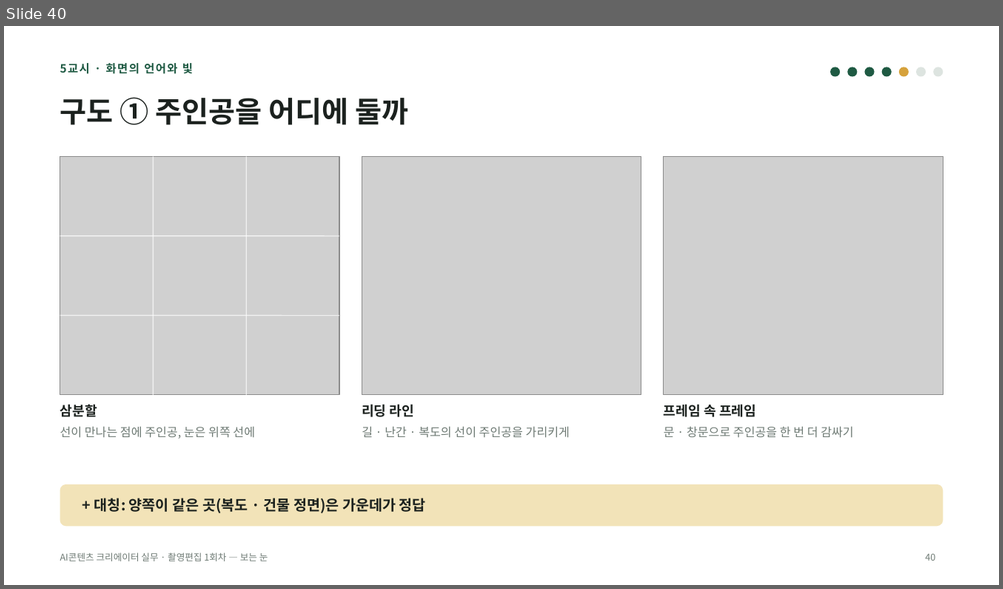
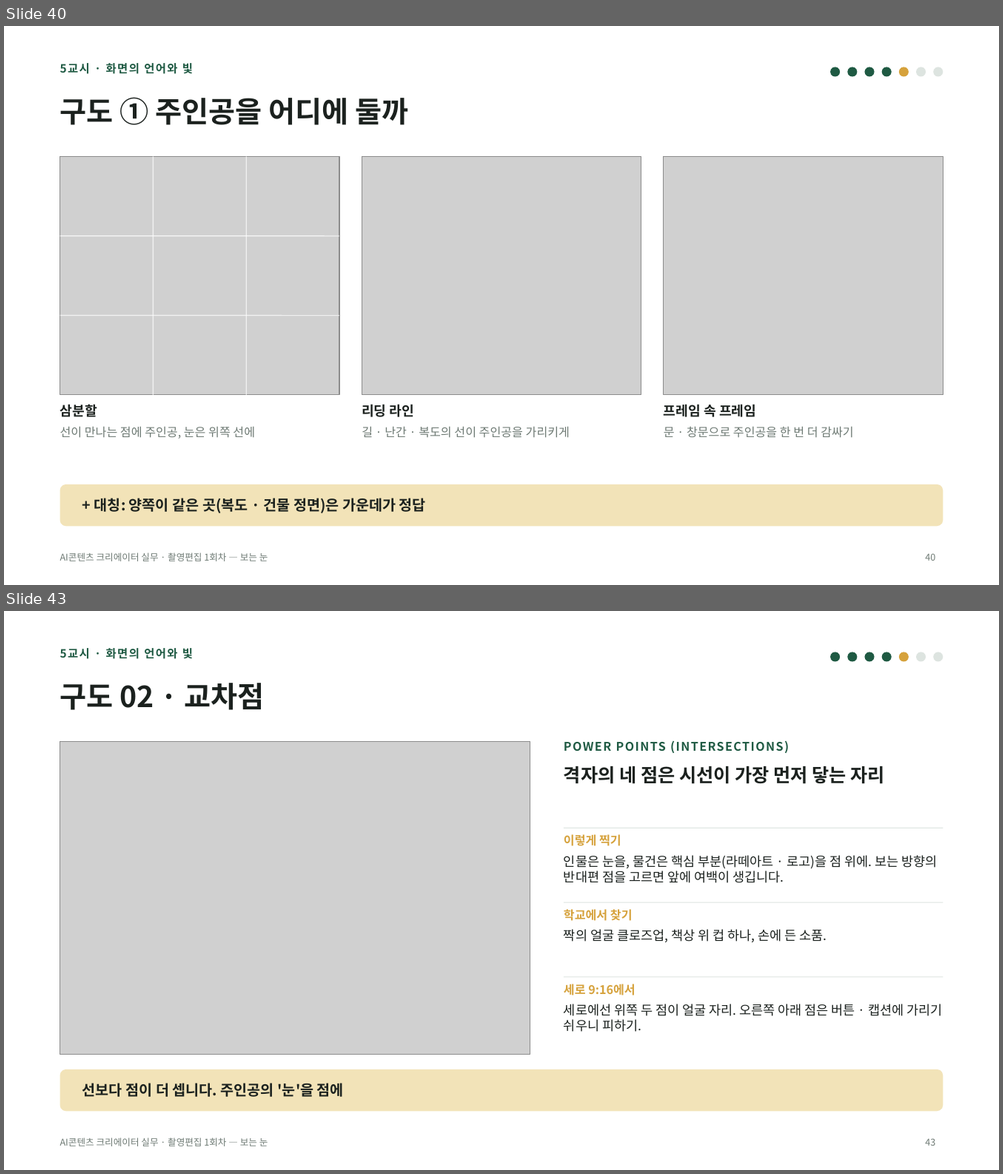
Before and after one commit to yujida/MARUBIT, a slide deck: lectures/01/1회차_보는눈_슬라이드.pptx. Shown one above the other, each under a label of ours: slide 40 before the commit, slides 40 and 43 after it; the slides between them are not shown. The pictures are 1003x589 and 1003x1174 pixels, drawn with LibreOffice and Linux fonts; fonts in the diff are those of the drawing; grey boxes stand for pictures. Boxes give left, top, right and bottom in pixels: in the first picture for what was removed or moved away, otherwise in the second. Text is boxed around its words. In the diff, an @@ line names an element or a change of style, - is before the commit and + after.

```diff
--- a/lectures/01/1회차_보는눈_슬라이드.pptx
+++ b/lectures/01/1회차_보는눈_슬라이드.pptx
@@ slide 43 added at <box>4,611,999,1170</box>, background #FFFFFF; not listed: 1 template element that a slide beside it also shows @@
@@ text added at <box>60,648,193,659</box>, 11 pt, text #1F5A43, bold @@
+5교시 · 화면의 언어와 빛
@@ ellipse added at <box>830,652,839,662</box>, fill #1F5A43 @@
@@ ellipse added at <box>847,652,856,662</box>, fill #1F5A43 @@
@@ ellipse added at <box>865,652,874,662</box>, fill #1F5A43 @@
@@ ellipse added at <box>882,652,891,662</box>, fill #1F5A43 @@
@@ ellipse added at <box>899,652,908,662</box>, fill #D6A23C @@
@@ ellipse added at <box>916,652,925,662</box>, fill #DDE4E0 @@
@@ ellipse added at <box>933,652,942,662</box>, fill #DDE4E0 @@
@@ title added at <box>60,683,264,710</box>, 28 pt, text #1B211E, bold @@
+구도 02 · 교차점
@@ picture added at <box>60,741,530,1055</box> @@
@@ text added at <box>563,741,788,753</box>, 11.5 pt, text #1F5A43, bold @@
+POWER POINTS (INTERSECTIONS)
@@ text added at <box>563,766,885,784</box>, 18 pt, text #1B211E, bold @@
+격자의 네 점은 시선이 가장 먼저 닿는 자리
@@ line added from (563, 828) to (942, 828), #DDE4E0 0.75 pt @@
@@ text added at <box>563,834,621,846</box>, 11.5 pt, text #D6A23C, bold @@
+이렇게 찍기
@@ text added at <box>563,855,936,883</box>, 12.5 pt, text #1B211E @@
+인물은 눈을, 물건은 핵심 부분(라떼아트 · 로고)을 점 위에. 보는 방향의 반대편 점을 고르면 앞에 여백이 생깁니다.
@@ line added from (563, 903) to (942, 903), #DDE4E0 0.75 pt @@
@@ text added at <box>563,909,632,921</box>, 11.5 pt, text #D6A23C, bold @@
+학교에서 찾기
@@ text added at <box>563,929,826,943</box>, 12.5 pt, text #1B211E @@
+짝의 얼굴 클로즈업, 책상 위 컵 하나, 손에 든 소품.
@@ line added from (563, 977) to (942, 977), #DDE4E0 0.75 pt @@
@@ text added at <box>563,984,634,996</box>, 11.5 pt, text #D6A23C, bold @@
+세로 9:16에서
@@ text added at <box>563,1004,942,1032</box>, 12.5 pt, text #1B211E @@
+세로에선 위쪽 두 점이 얼굴 자리. 오른쪽 아래 점은 버튼 · 캡션에 가리기 쉬우니 피하기.
@@ rounded rectangle added at <box>60,1070,942,1112</box>, fill #F2E3B8 @@
@@ text added at <box>82,1083,344,1097</box>, 14 pt, text #1B211E, bold @@
+선보다 점이 더 셉니다. 주인공의 '눈'을 점에
@@ page number added at <box>925,1139,935,1146</box>, 9 pt, text #6E7A74 @@
+43
```
Also in this commit, not shown: 33 other slides added, 8 other files.
